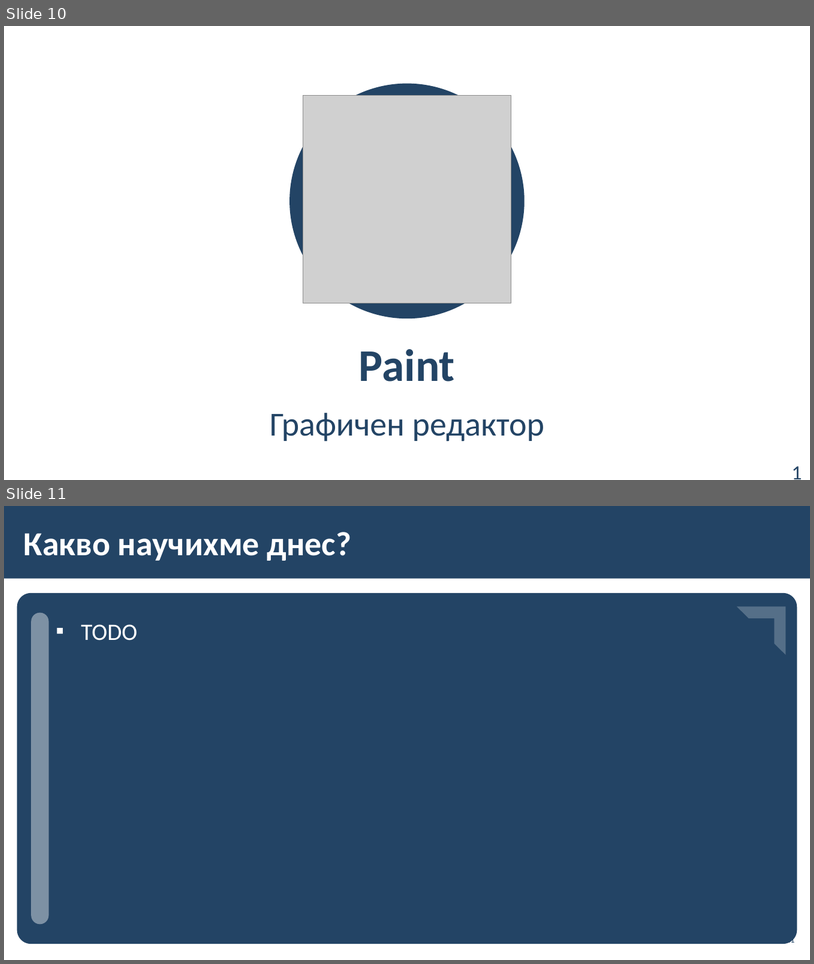
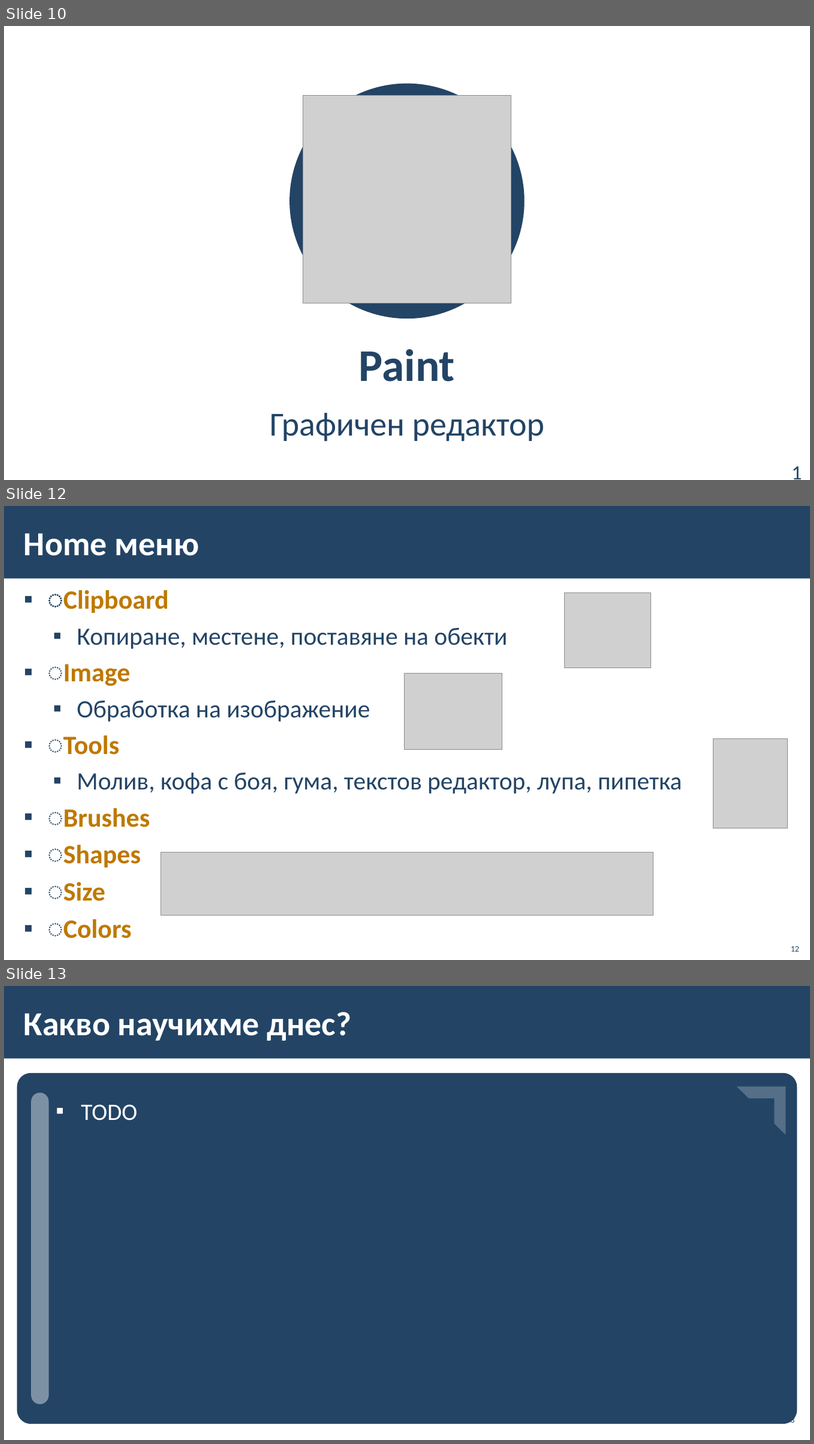
Before and after one commit to BG-IT-Edu/School-Programming, a slide deck: Courses/Computer-Modeling-and-IT/Computer-Modeling-and-IT-5-Class/11-Loading-Editing-and-Saving-a-Graphic-Image/11-Loading-Editing-and-Saving-a-Graphic-Image.pptx. Shown one above the other, each under a label of ours: slides 10 and 11 before the commit, slides 10, 12 and 13 after it; the slides between them are not shown. The pictures are 814x964 and 814x1444 pixels, drawn with LibreOffice and Linux fonts; fonts in the diff are those of the drawing; grey boxes stand for pictures; background and template pictures are left out. Boxes give left, top, right and bottom in pixels: in the first picture for what was removed or moved away, otherwise in the second. Text is boxed around its words. In the diff, an @@ line names an element or a change of style, - is before the commit and + after.

```diff
--- a/Courses/Computer-Modeling-and-IT/Computer-Modeling-and-IT-5-Class/11-Loading-Editing-and-Saving-a-Graphic-Image/11-Loading-Editing-and-Saving-a-Graphic-Image.pptx
+++ b/Courses/Computer-Modeling-and-IT/Computer-Modeling-and-IT-5-Class/11-Loading-Editing-and-Saving-a-Graphic-Image/11-Loading-Editing-and-Saving-a-Graphic-Image.pptx
@@ slide 12 added at (4, 506, 810, 960), background #FFFFFF; not listed: 1 template element that a slide beside it also shows @@
@@ title added at (24, 533, 200, 556), 40 pt, text #FFFFFF, bold @@
+Home меню
@@ text added at (48, 590, 682, 938), 29.6 pt, text #234465 @@
+▪ ͏Clipboard
+  ▪ Копиране, местене, поставяне на обекти
+▪ ͏Image
+  ▪ Обработка на изображение
+▪ ͏Tools
+  ▪ Молив, кофа с боя, гума, текстов редактор, лупа, пипетка
+▪ ͏Brushes
+▪ ͏Shapes
+▪ ͏Size
+▪ ͏Colors
@@ picture added at (565, 593, 651, 668) @@
@@ picture added at (404, 673, 503, 750) @@
@@ picture added at (714, 739, 789, 828) @@
@@ picture added at (161, 852, 654, 916) @@
@@ page number added at (791, 946, 800, 951), 10 pt, text #234465 @@
+12
@@ what was slide 11 is now slide 13 @@
```
Also in this commit, not shown: 1 slide changed, 1 other slide added.
